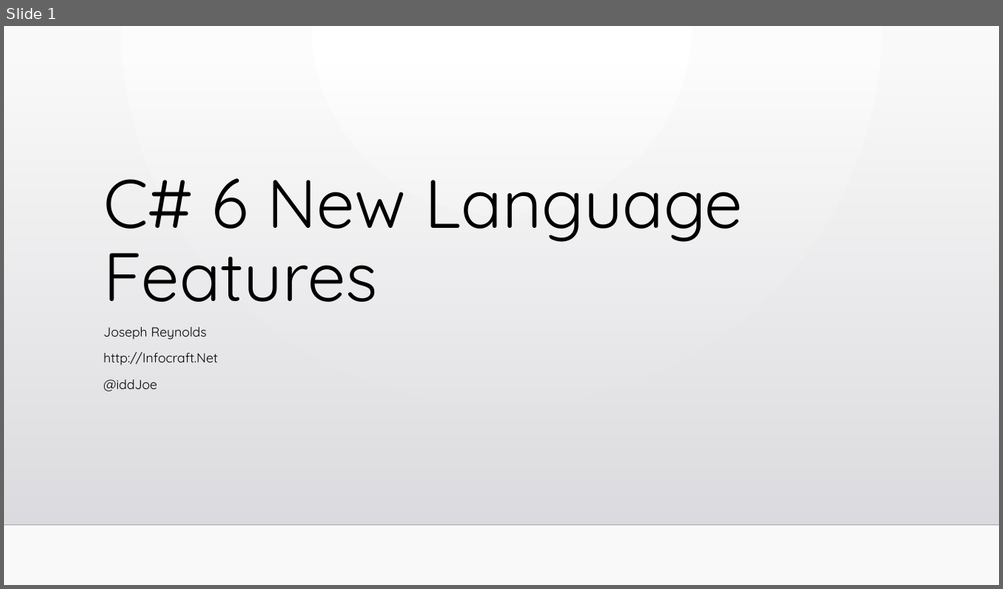
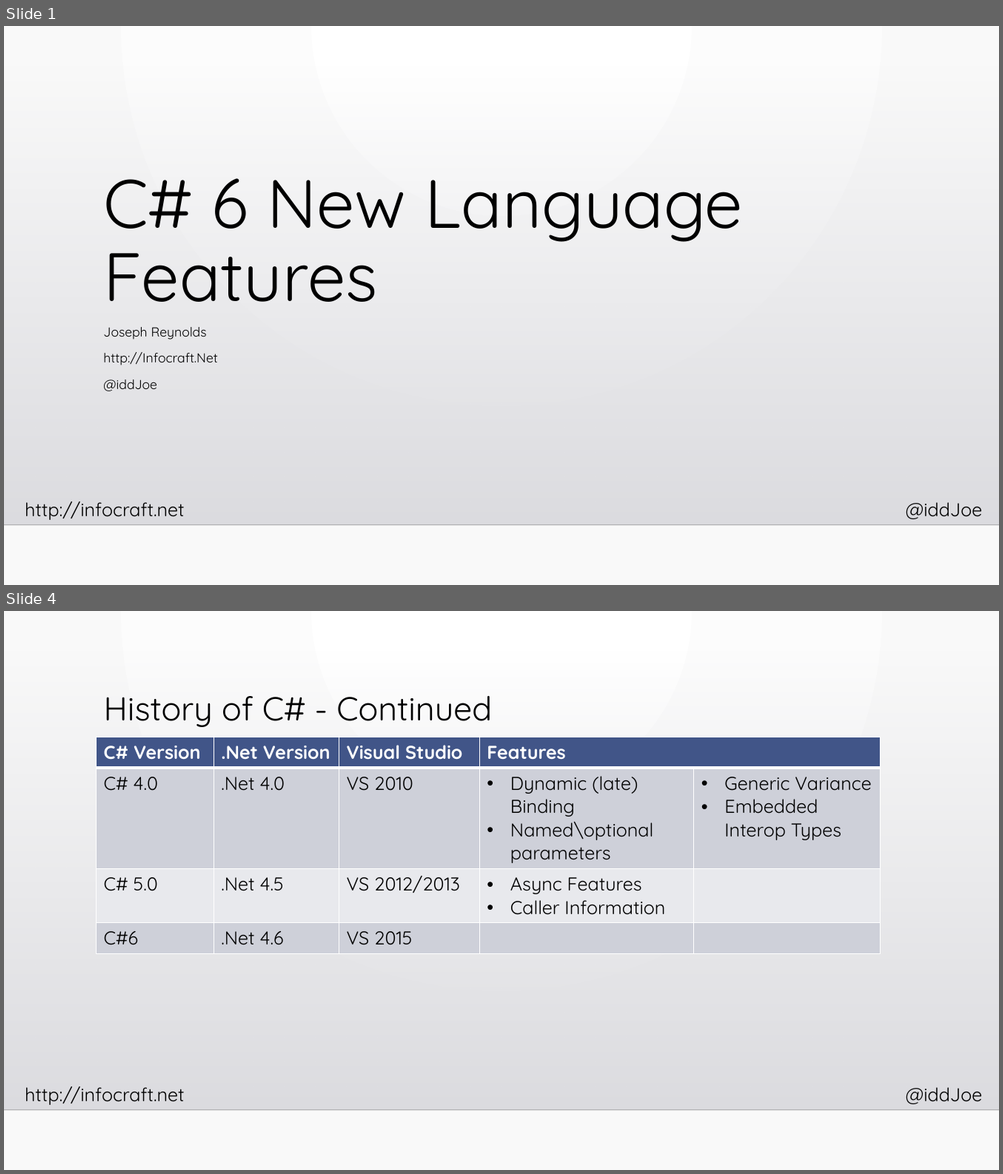
Before and after one commit to InfoCraftDotNet/CSharp-6-New-Language-Features, a slide deck: Slides/CSharp-6-New-Language-Features.pptx. Shown one above the other, each under a label of ours: slide 1 before the commit, slides 1 and 4 after it; the slides between them are not shown. The pictures are 1003x589 and 1003x1174 pixels, drawn with LibreOffice and Linux fonts; fonts in the diff are those of the drawing; background and template pictures are left out. Boxes give left, top, right and bottom in pixels: in the first picture for what was removed or moved away, otherwise in the second. Text is boxed around its words. In the diff, an @@ line names an element or a change of style, - is before the commit and + after.

```diff
--- a/Slides/CSharp-6-New-Language-Features.pptx
+++ b/Slides/CSharp-6-New-Language-Features.pptx
@@ slide 4 added at bbox=[4, 611, 999, 1170], background gradient #FFFFFF to #FAFAFA; not listed: 4 template elements that a slide beside it also shows @@
@@ title added at bbox=[104, 696, 492, 727], 32 pt, text #000000 @@
+History of C# - Continued
@@ table added at bbox=[96, 737, 879, 948], 4 rows, 5 columns @@
+C# Version | .Net Version | Visual Studio | Features | 
+C# 4.0 | .Net 4.0 | VS 2010 | Dynamic (late) Binding / Named\optional parameters | Generic Variance / Embedded Interop Types
+C# 5.0 | .Net 4.5 | VS 2012/2013 | Async Features / Caller Information | 
+C#6 | .Net 4.6 | VS 2015 |  | 
@@ slide 1 changed as well @@
@@ text added at bbox=[25, 502, 185, 520], 18 pt, text #000000 @@
+http://infocraft.net
@@ text added at bbox=[905, 503, 982, 520], 18 pt, text #000000 @@
+@iddJoe
```
Also in this commit, not shown: 20 other slides added, 17 other files.
